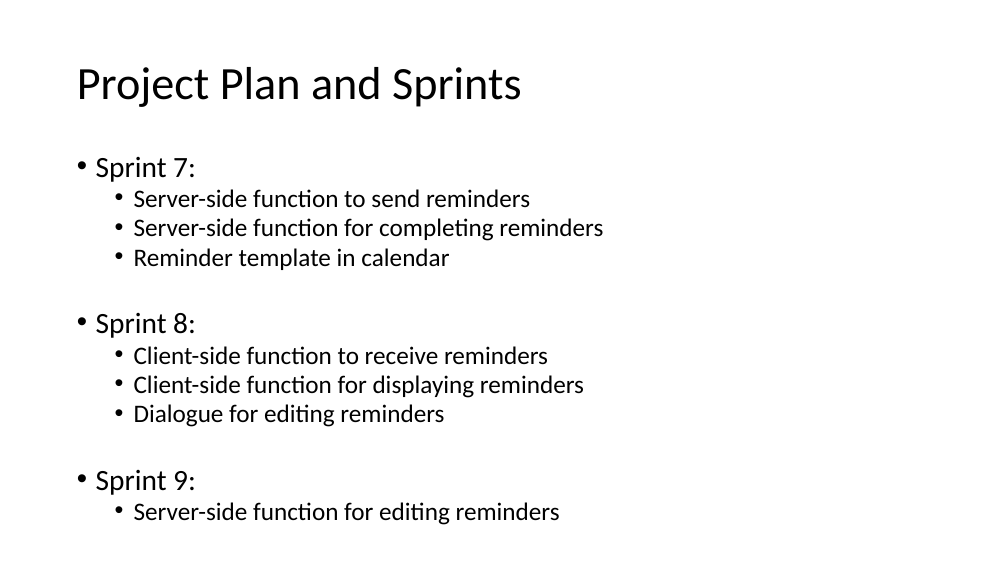
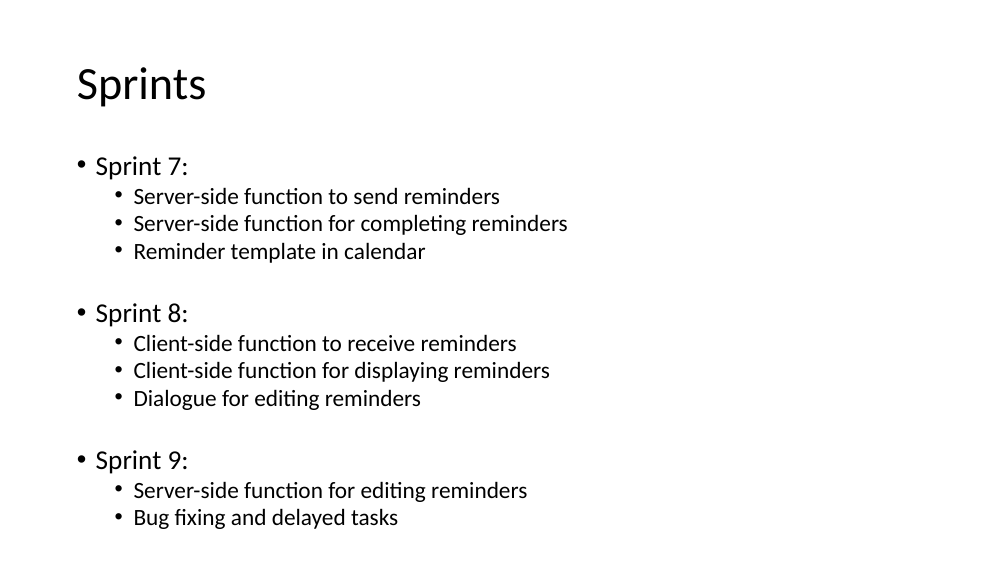
Before and after one commit to LukaWG/COMP1004, a slide deck: slide 5 of Documents/Presentation.pptx. Drawn at 1008x567 pixels with LibreOffice and Linux fonts; fonts in the diff are those of the drawing. Boxes give left, top, right and bottom in pixels: in the first picture for what was removed or moved away, otherwise in the second. Text is boxed around its words. In the diff, an @@ line names an element or a change of style, - is before the commit and + after.

```diff
--- a/Documents/Presentation.pptx
+++ b/Documents/Presentation.pptx
@@ title at (77, 67, 206, 107): text changed @@
-Project Plan and Sprints
+Sprints
@@ text at (96, 156, 568, 502): size 28 to 25.9 pt in "Sprint 7:", "Sprint 8:", "Sprint 9:"; size 24 to 22.2 pt in "Server-side function to send reminders", "Server-side function for completing reminders", "Reminder template in calendar", "Client-side function to receive reminders" and 3 more places @@
@@ text at (134, 508, 398, 529): paragraph added @@
+  • Bug fixing and delayed tasks
```
Also in this commit, not shown: 3 other slides changed.
